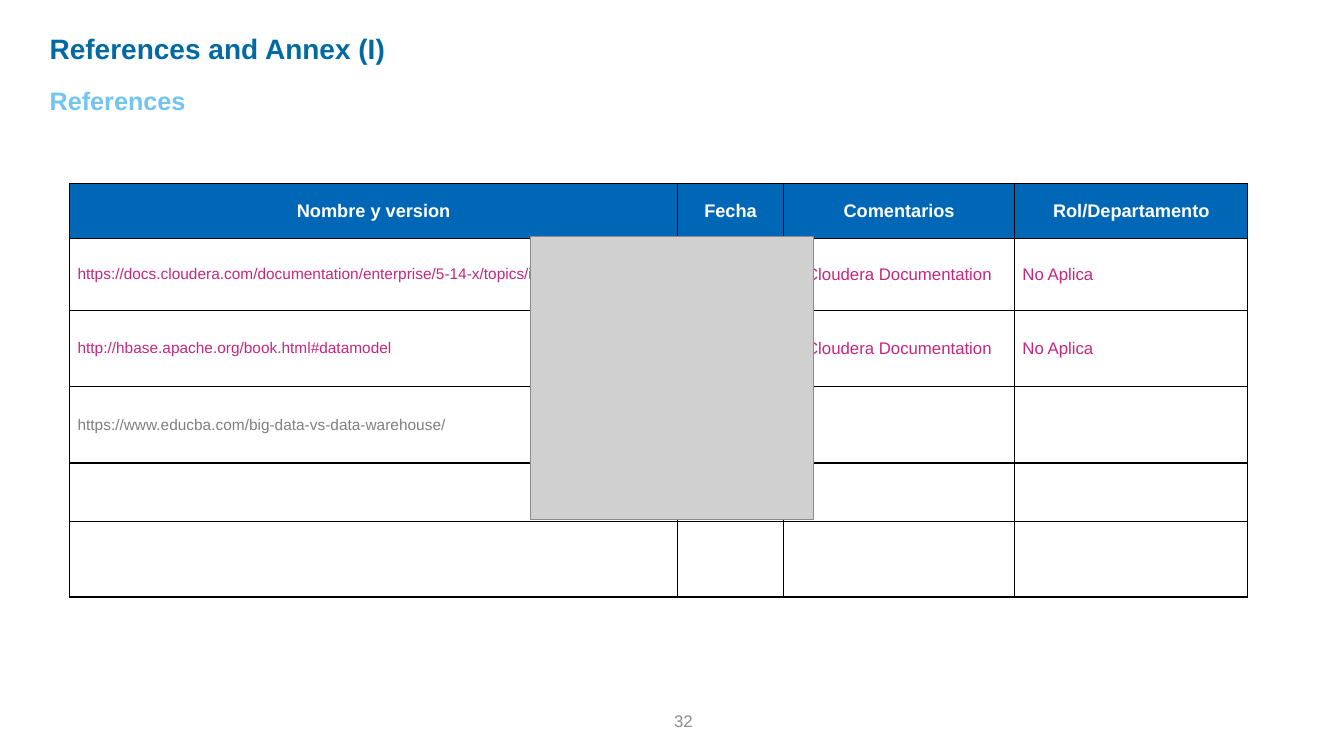
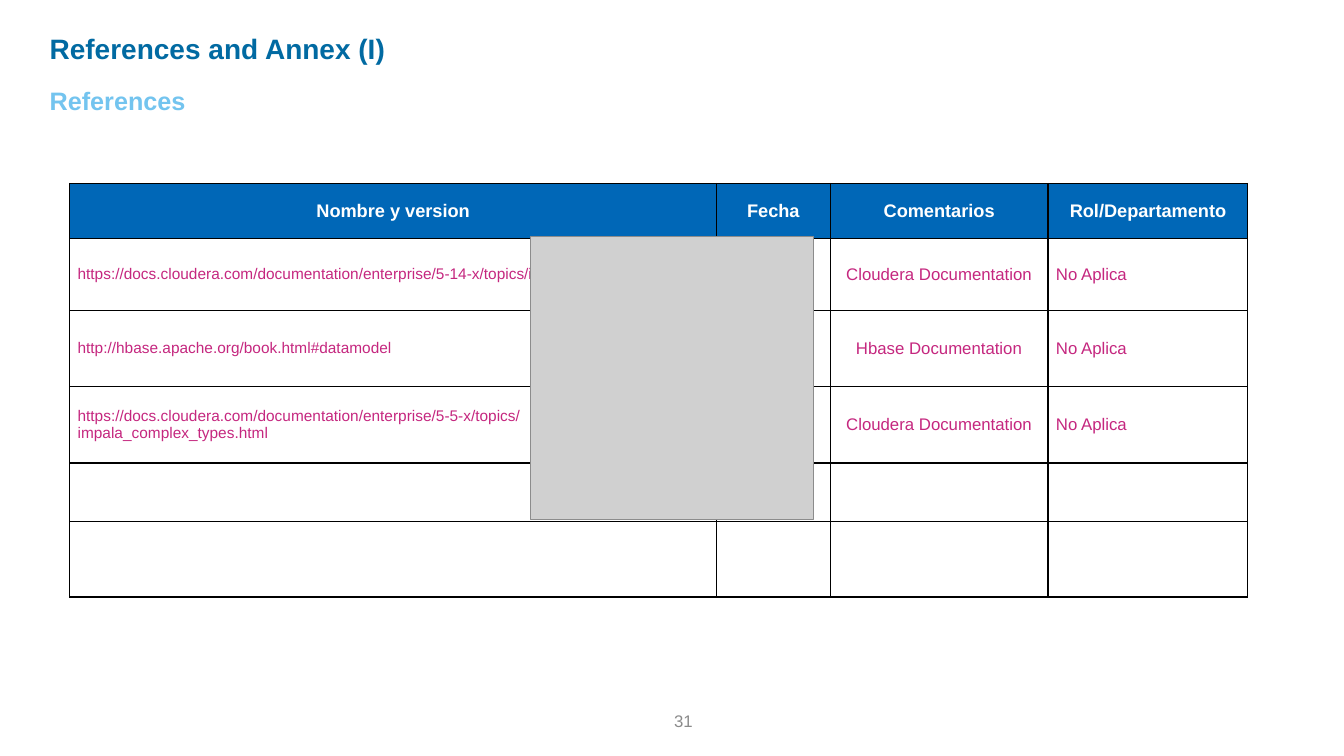
Before and after one commit to edithbg/Scala, a slide deck: slide 31 of Architecture Reference-DataLake-FraudContrl v0.1.pptx (slide 32 before the commit). Drawn at 1344x756 pixels with LibreOffice and Linux fonts; fonts in the diff are those of the drawing; grey boxes stand for pictures; background and template pictures are left out. Boxes give left, top, right and bottom in pixels: in the first picture for what was removed or moved away, otherwise in the second. Text is boxed around its words. In the diff, an @@ line names an element or a change of style, - is before the commit and + after.

```diff
--- a/Architecture Reference-DataLake-FraudContrl v0.1.pptx
+++ b/Architecture Reference-DataLake-FraudContrl v0.1.pptx
@@ table at [70,184,1248,597] @@
-row 3, column 3: Cloudera Documentation
+row 3, column 3: Hbase Documentation
-row 4: https://www.educba.com/big-data-vs-data-warehouse/ |  |  | 
+row 4: https://docs.cloudera.com/documentation/enterprise/5-5-x/topics/impala_complex_types.html | No Aplica | Cloudera Documentation | No Aplica
@@ page number at [674,715,693,727]: text changed @@
-32
+31
```
Also in this commit, not shown: 14 other slides changed, 1 slide removed.
